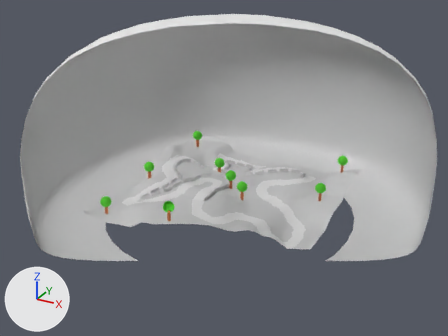
The Blender file BlenderFiles/Map.blend: old version first, new version second.
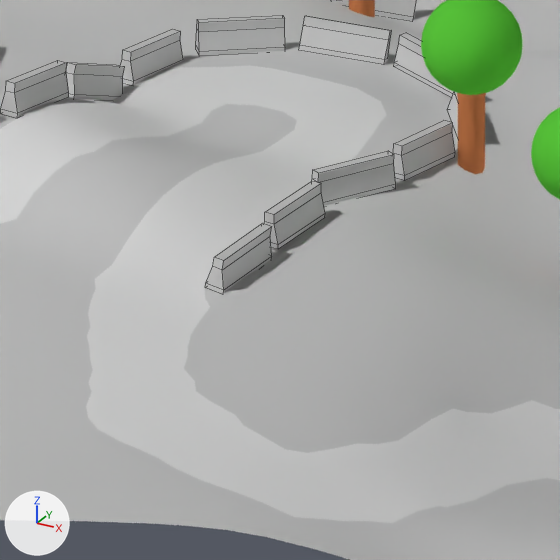
Old and new are each drawn whole from a 50 mm lens placed at (51.9, -93.7, 49.6), pointed at (2.4, -3.8, 4.6) and again close up on the part from 41% to 54% of the width and 51% to 68% of the height. Arrows for +X, +Y and +Z are at lower left; the lights stay in place. The close-ups show mesh edges as thin lines. Everything nearer to the camera than a plane just in front of the edit is cut away.
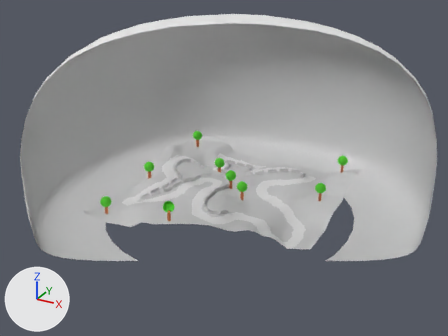
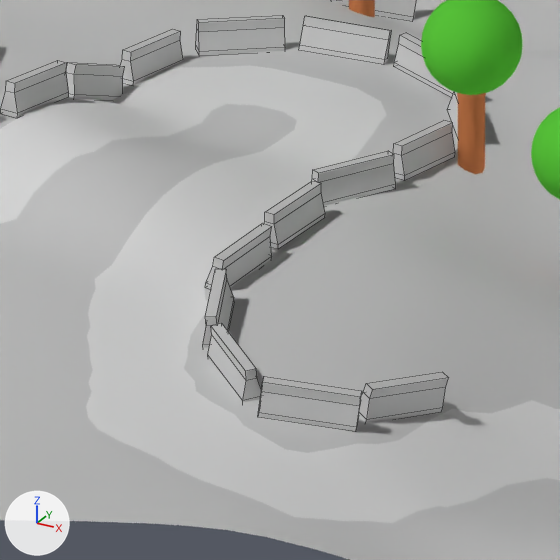
Boxes (x1, y1, x2, y2) around the edits, measured in the close-ups (560 x 560 px):
'Cube.042', added
    after: (258, 376, 362, 432)
'Cube.043', added
    after: (359, 372, 448, 422)
'Cube.041', added
    after: (208, 323, 261, 402)
'Cube.040', added
    after: (203, 269, 234, 348)

Diff of the bpy script that builds the scene:
```diff
--- a/BlenderFiles/Map.blend.py
+++ b/BlenderFiles/Map.blend.py
@@ ob_cube_040 @@
+ob_cube_040 = bpy.data.objects.new('Cube.040', me_cube_014.copy())  # the mesh of ob_cube_013
+ob_cube_040.location = (-0.05, -6.51, -1.77)
+ob_cube_040.rotation_euler = (-0.0456, 0.0638, -2.715)  # degrees (-2.6, 3.7, -156)
+ob_cube_040.scale = (0.2, 0.2, 0.2)
@@ ob_cube_041 @@
+ob_cube_041 = bpy.data.objects.new('Cube.041', me_cube_014.copy())  # the mesh of ob_cube_013
+ob_cube_041.location = (1.26, -8.11, -1.85)
+ob_cube_041.rotation_euler = (-0.0456, 0.0638, -2.254)  # degrees (-2.6, 3.7, -129)
+ob_cube_041.scale = (0.2, 0.2, 0.2)
@@ ob_cube_042 @@
+ob_cube_042 = bpy.data.objects.new('Cube.042', me_cube_014.copy())  # the mesh of ob_cube_013
+ob_cube_042.location = (3.1, -8.56, -1.99)
+ob_cube_042.rotation_euler = (-0.127, 0.1, -1.154)  # degrees (-7.3, 5.7, -66)
+ob_cube_042.scale = (0.2, 0.2, 0.2)
@@ ob_cube_043 @@
+ob_cube_043 = bpy.data.objects.new('Cube.043', me_cube_014.copy())  # the mesh of ob_cube_013
+ob_cube_043.location = (4.12, -6.95, -2.34)
+ob_cube_043.rotation_euler = (-0.192, 0.209, -0.437)  # degrees (-11, 12, -25)
+ob_cube_043.scale = (0.2, 0.2, 0.2)
```
